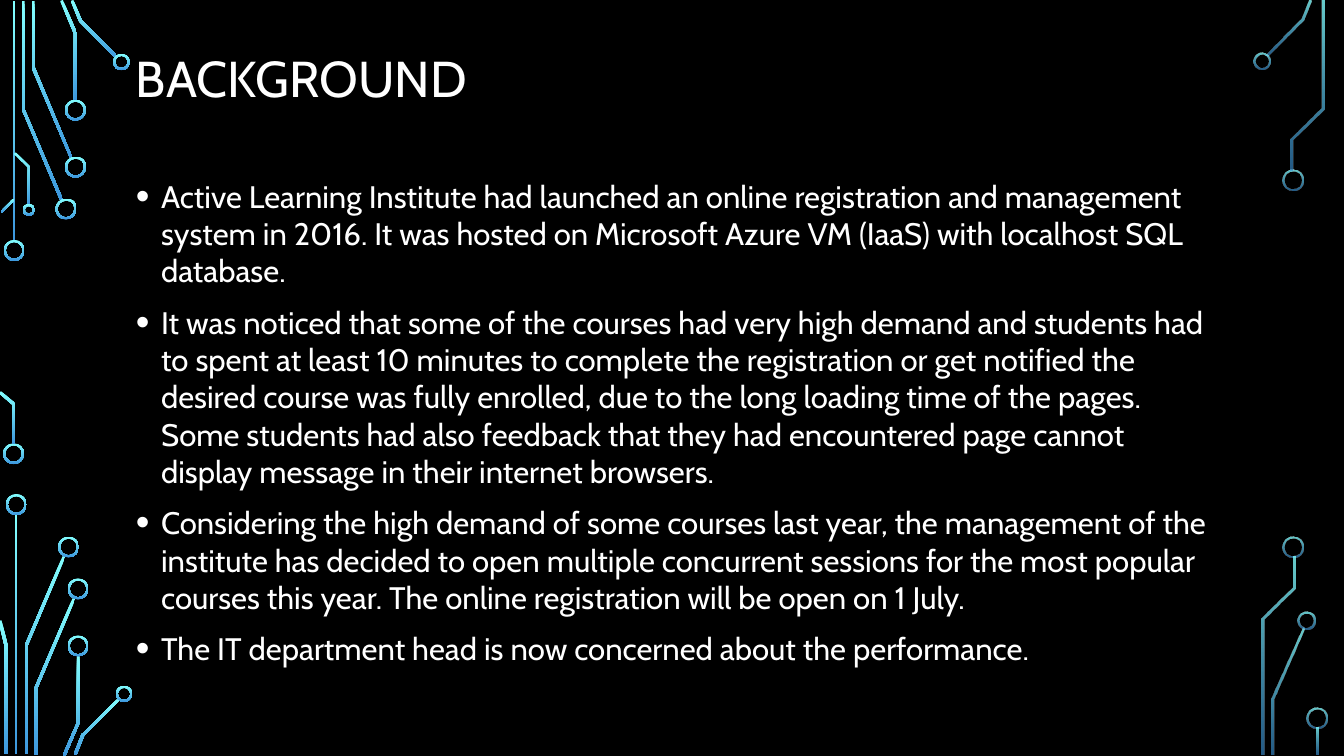
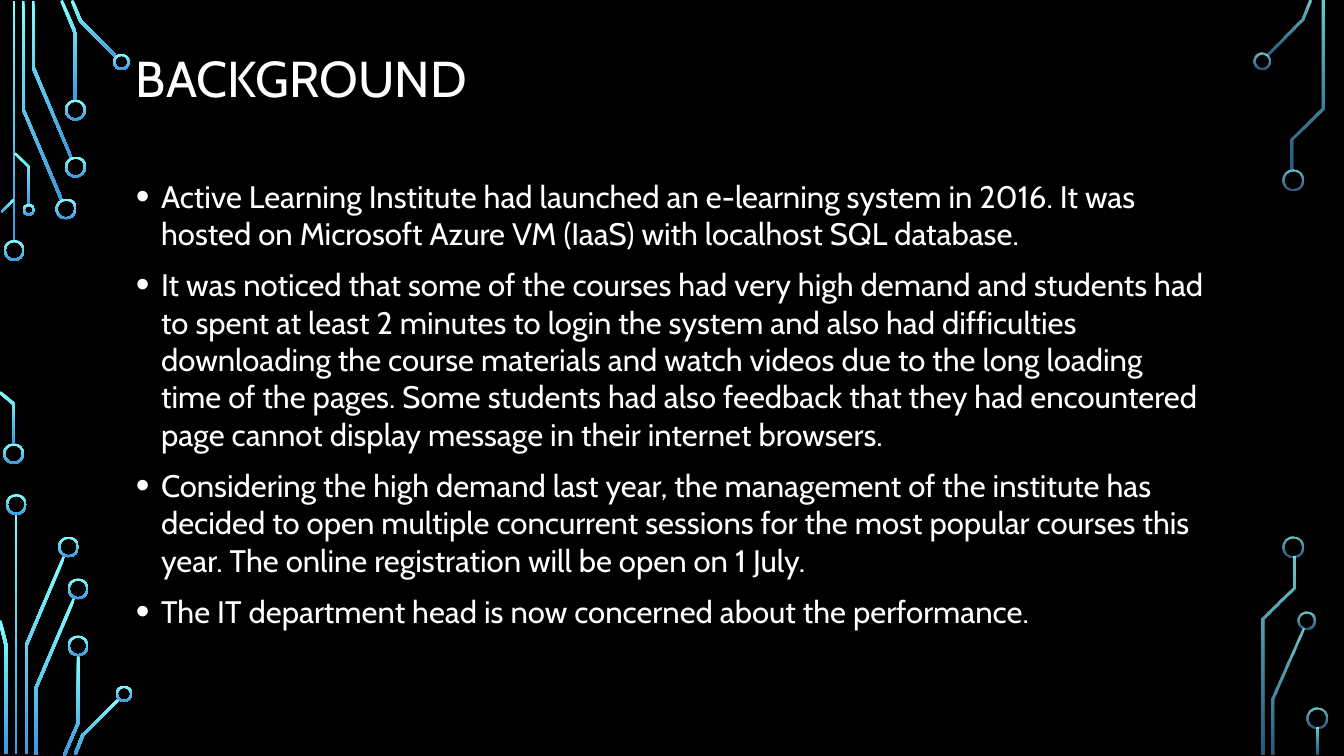
Before and after one commit to chenghao1983/c6c1d99d-502e-4a47-b8f5-35181e48b4fa_PT4, a slide deck: slide 2 of Doc/Active Learning on the Cloud - PT4.pptx. Drawn at 1344x756 pixels with LibreOffice and Linux fonts; fonts in the diff are those of the drawing; background and template pictures are left out. Boxes give left, top, right and bottom in pixels: in the first picture for what was removed or moved away, otherwise in the second. Text is boxed around its words. In the diff, an @@ line names an element or a change of style, - is before the commit and + after.

Commit message:
- updated PPT

```diff
--- a/Doc/Active Learning on the Cloud - PT4.pptx
+++ b/Doc/Active Learning on the Cloud - PT4.pptx
@@ text at (x1=161, y1=184, x2=1203, y2=579): text changed @@
-• Active Learning Institute had launched an online registration and management system in 2016. It was hosted on Microsoft Azure VM (IaaS) with localhost SQL database.
-• It was noticed that some of the courses had very high demand and students had to spent at least 10 minutes to complete the registration or get notified the desired course was fully enrolled, due to the long loading time of the pages. Some students had also feedback that they had encountered page cannot display message in their internet browsers.
-• Considering the high demand of some courses last year, the management of the institute has decided to open multiple concurrent sessions for the most popular courses this year. The online registration will be open on 1 July.
+• Active Learning Institute had launched an e-learning system in 2016. It was hosted on Microsoft Azure VM (IaaS) with localhost SQL database.
+• It was noticed that some of the courses had very high demand and students had to spent at least 2 minutes to login the system and also had difficulties downloading the course materials and watch videos due to the long loading time of the pages. Some students had also feedback that they had encountered page cannot display message in their internet browsers.
+• Considering the high demand last year, the management of the institute has decided to open multiple concurrent sessions for the most popular courses this year. The online registration will be open on 1 July.
```
